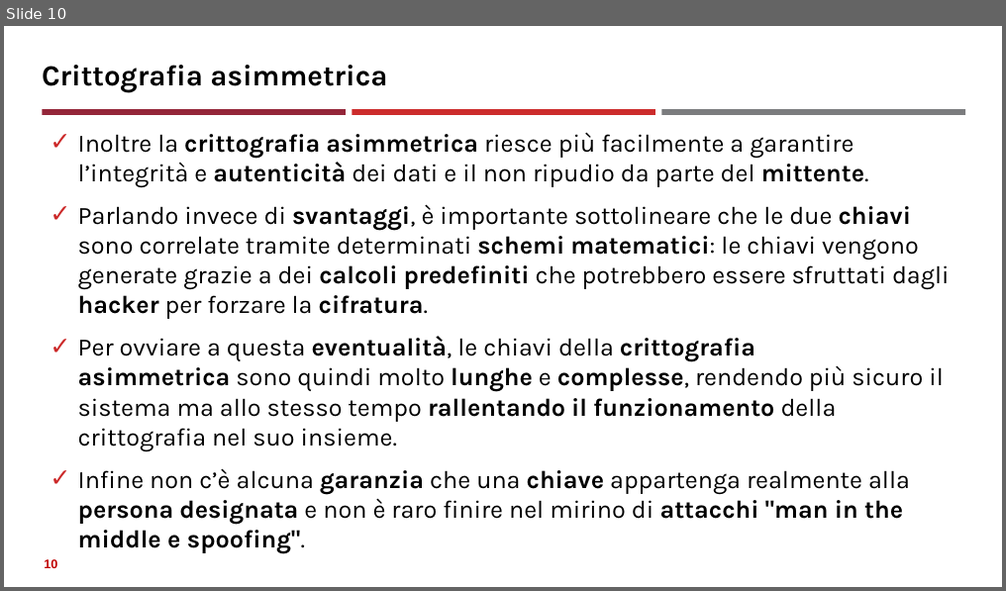
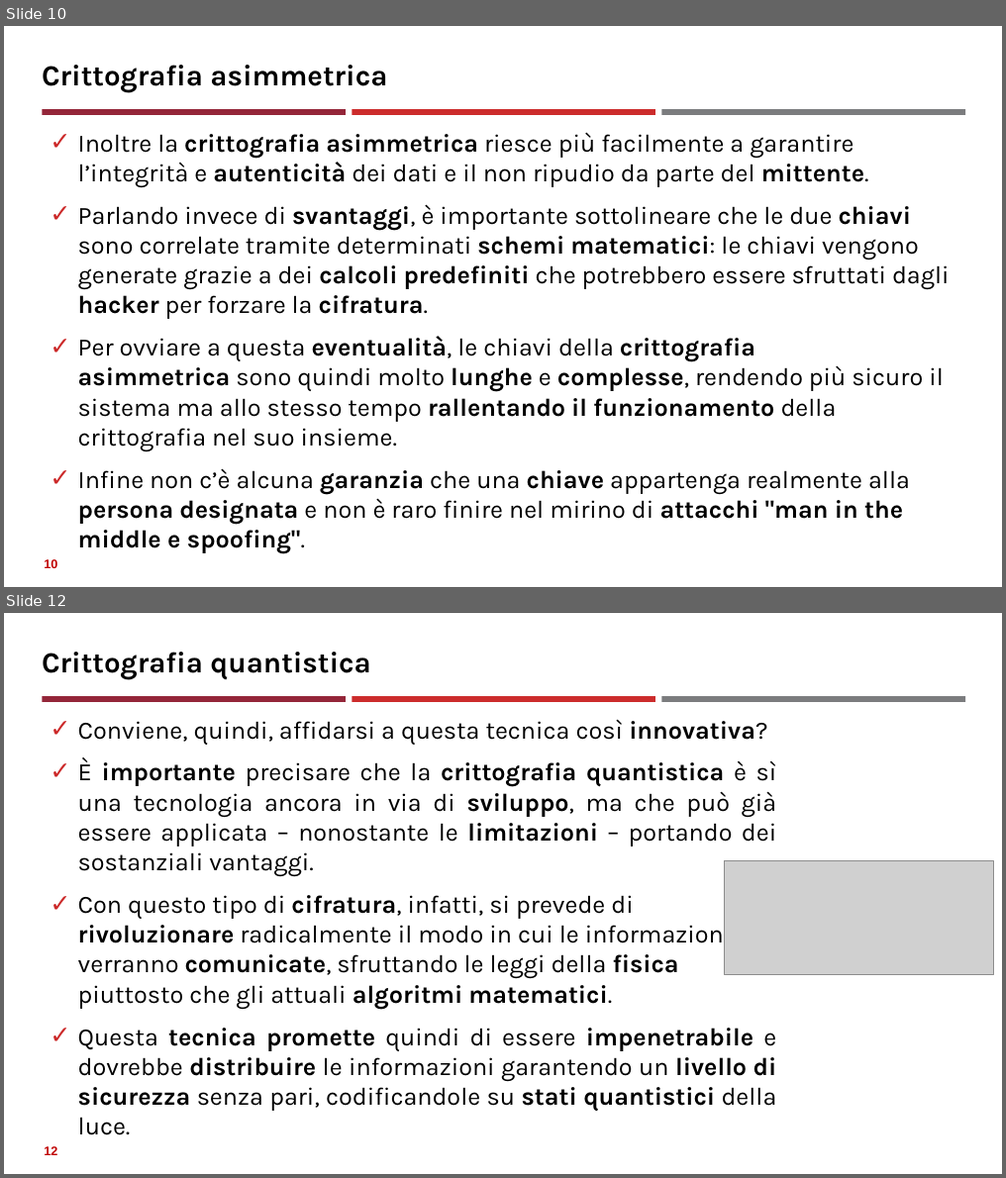
Before and after one commit to neural1977/data_science_interview_material, a slide deck: Assicurazioni/Tecniche crittografiche_ita.pptx. Shown one above the other, each under a label of ours: slide 10 before the commit, slides 10 and 12 after it; the slides between them are not shown. The pictures are 1006x591 and 1006x1178 pixels, drawn with LibreOffice and Linux fonts; fonts in the diff are those of the drawing; grey boxes stand for pictures. Boxes give left, top, right and bottom in pixels: in the first picture for what was removed or moved away, otherwise in the second. Text is boxed around its words. In the diff, an @@ line names an element or a change of style, - is before the commit and + after.

```diff
--- a/Assicurazioni/Tecniche crittografiche_ita.pptx
+++ b/Assicurazioni/Tecniche crittografiche_ita.pptx
@@ slide 12 added at [4, 613, 1002, 1174], background #FFFFFF; not listed: 3 template elements that a slide beside it also shows @@
@@ title added at [42, 652, 370, 680], 28 pt, text #000000, bold @@
+Crittografia quantistica
@@ text added at [78, 720, 777, 1081], 24 pt, text #000000 @@
+✓ Conviene, quindi, affidarsi a questa tecnica così innovativa?
+✓ È importante precisare che la crittografia quantistica è sì una tecnologia ancora in via di sviluppo, ma che può già essere applicata – nonostante le limitazioni – portando dei sostanziali vantaggi.
+✓ Con questo tipo di cifratura, infatti, si prevede di rivoluzionare radicalmente il modo in cui le informazioni verranno comunicate, sfruttando le leggi della fisica piuttosto che gli attuali algoritmi matematici.
+✓ Questa tecnica promette quindi di essere impenetrabile e dovrebbe distribuire le informazioni garantendo un livello di sicurezza senza pari, codificandole su stati quantistici della luce.
@@ picture added at [724, 861, 994, 974] @@
@@ page number added at [44, 1147, 57, 1156], 12 pt, text #C00000, bold @@
+12
```
Also in this commit, not shown: 2 slides changed, 10 other slides added, 1 other file.
